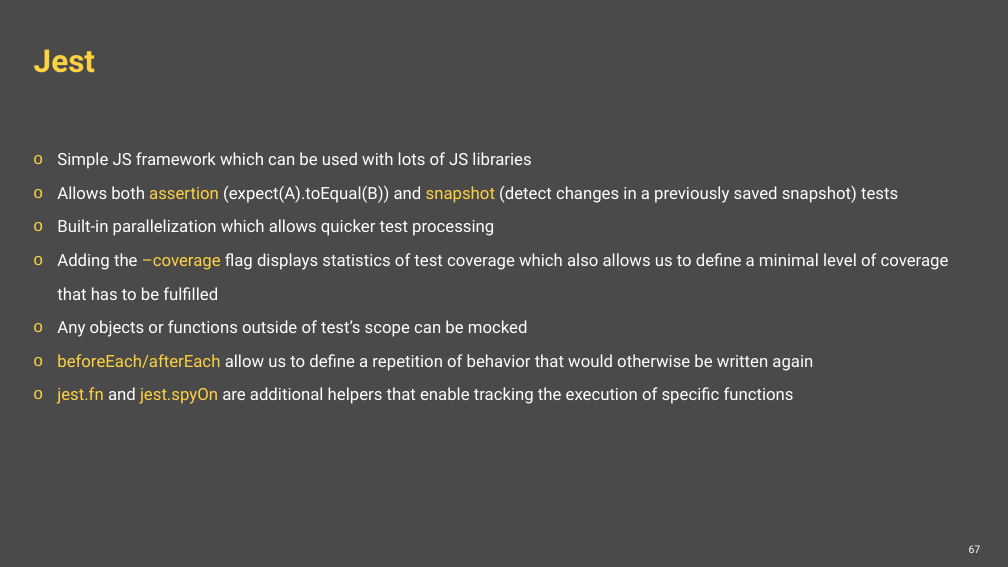
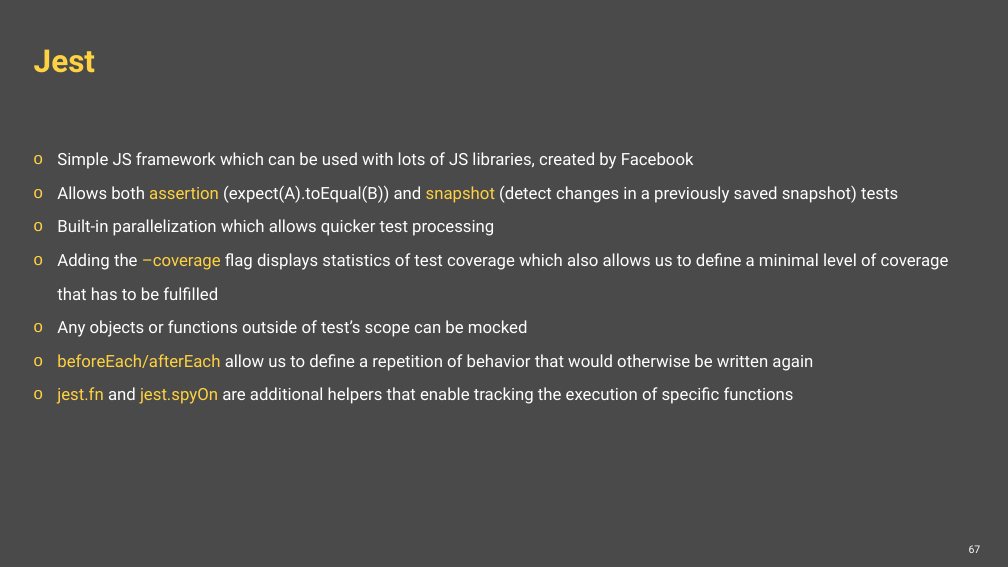
Before and after one commit to ppuzio/react-course-examples, a slide deck: slide 67 of React BEST course.pptx. Drawn at 1008x567 pixels with LibreOffice and Linux fonts; fonts in the diff are those of the drawing; background and template pictures are left out. Boxes give left, top, right and bottom in pixels: in the first picture for what was removed or moved away, otherwise in the second. Text is boxed around its words. In the diff, an @@ line names an element or a change of style, - is before the commit and + after.

```diff
--- a/React BEST course.pptx
+++ b/React BEST course.pptx
@@ text at [57, 152, 694, 169]: text changed @@
-o Simple JS framework which can be used with lots of JS libraries
+o Simple JS framework which can be used with lots of JS libraries, created by Facebook
```
Also in this commit, not shown: 1 other slide changed, 5 other files.
